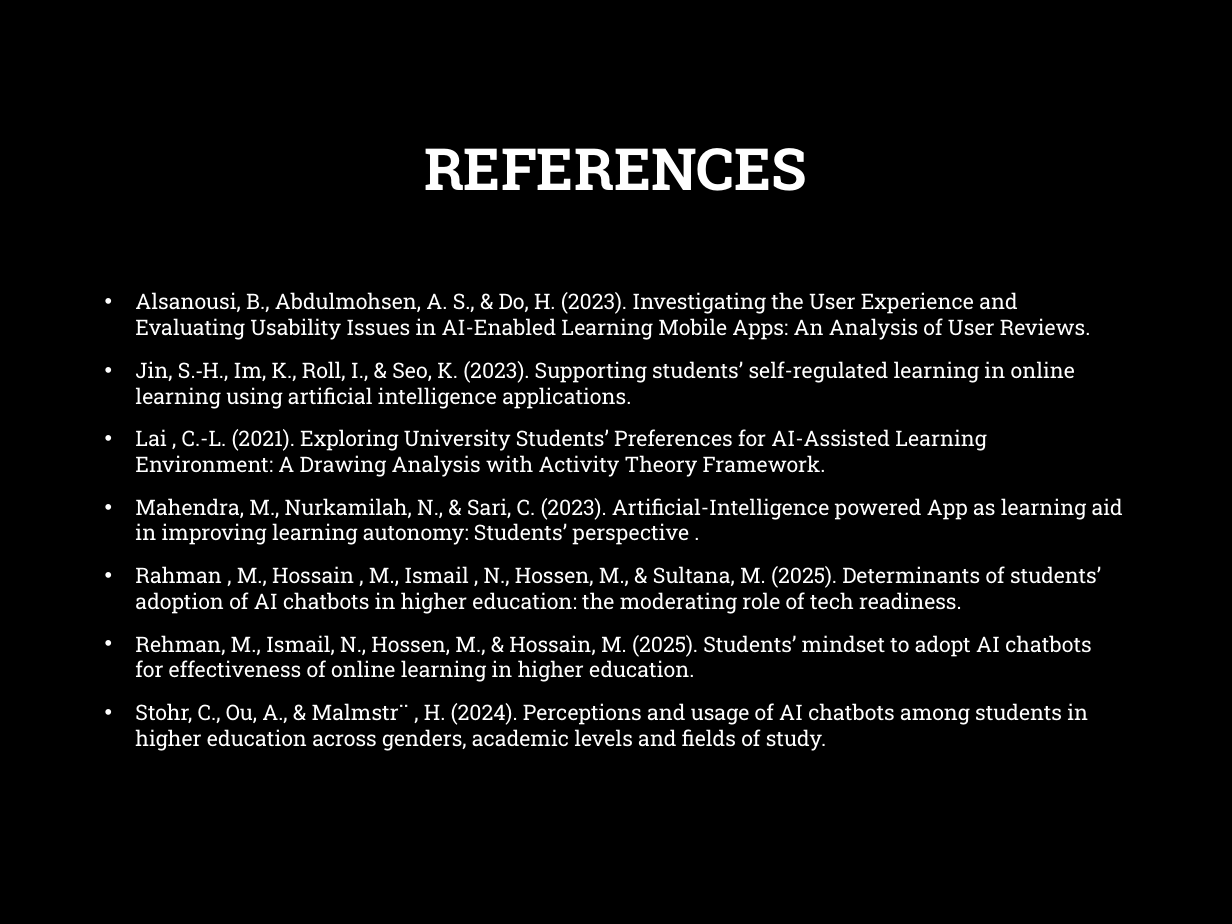
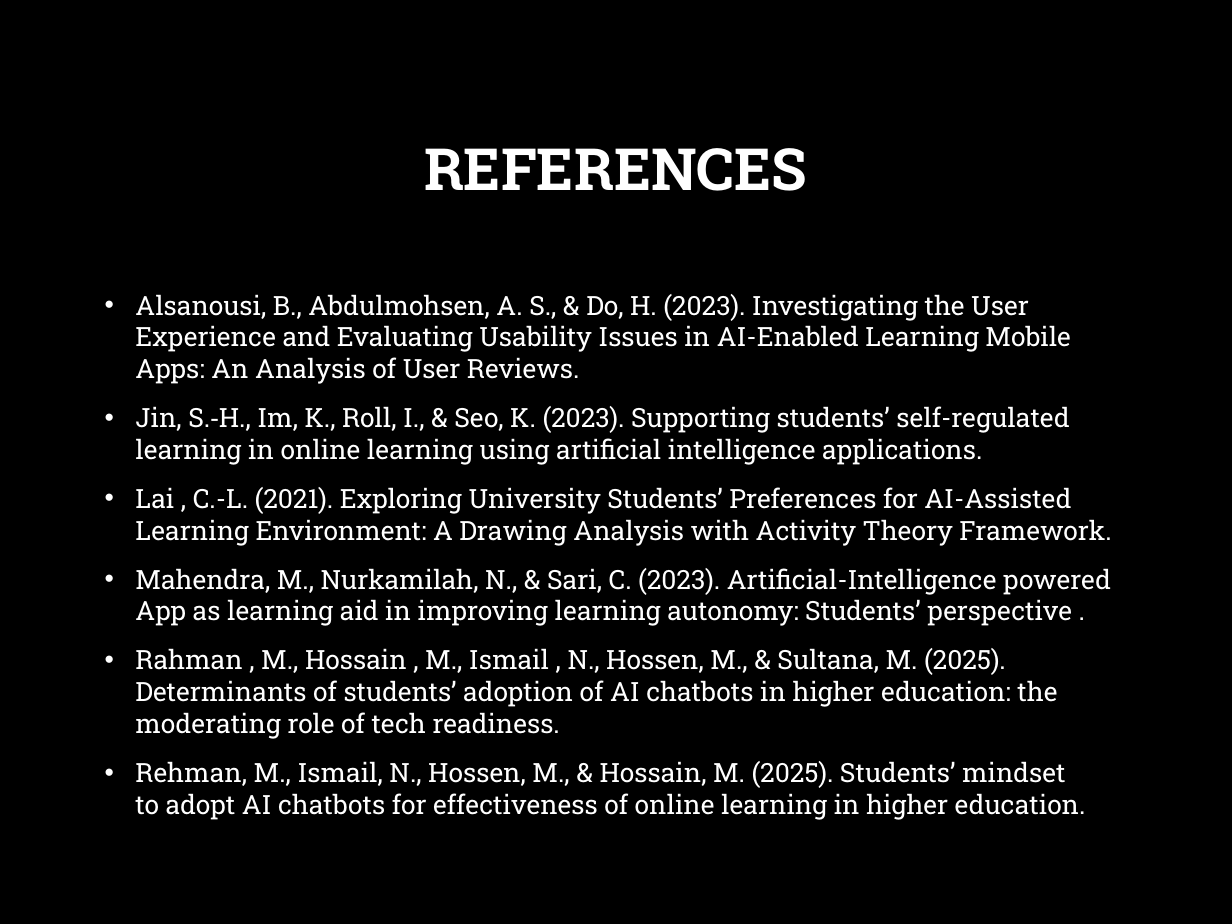
Before and after one commit to yuriiSY/Study-Buddy, a slide deck: slide 19 of Weekly Submissions/Week2/Presentation Week 2.pptx. Drawn at 1232x924 pixels with LibreOffice and Linux fonts; fonts in the diff are those of the drawing; background and template pictures are left out. Boxes give left, top, right and bottom in pixels: in the first picture for what was removed or moved away, otherwise in the second. Text is boxed around its words. In the diff, an @@ line names an element or a change of style, - is before the commit and + after.

```diff
--- a/Weekly Submissions/Week2/Presentation Week 2.pptx
+++ b/Weekly Submissions/Week2/Presentation Week 2.pptx
@@ text "Alsanousi, B., Abdulmohsen, A. S., ..." at <box>135,294,1111,820</box>: size 12.5 to 15.5 pt @@
@@ text at <box>135,703,1088,751</box>: paragraph removed @@
-• Stohr, C., Ou, A., & Malmstr¨ , H. (2024). Perceptions and usage of AI chatbots among students in higher education across genders, academic levels and fields of study.
```
Also in this commit, not shown: 1 slide added.
